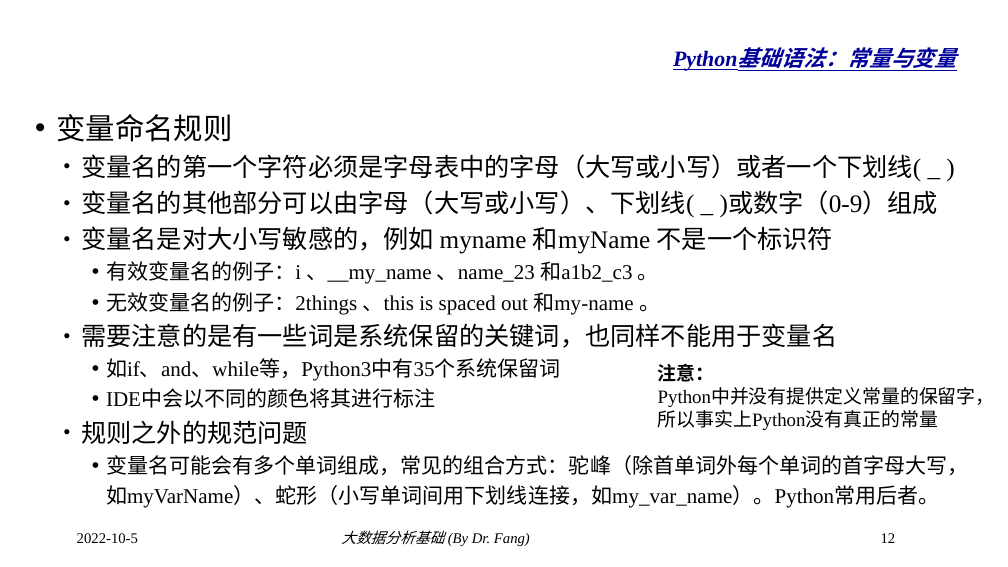
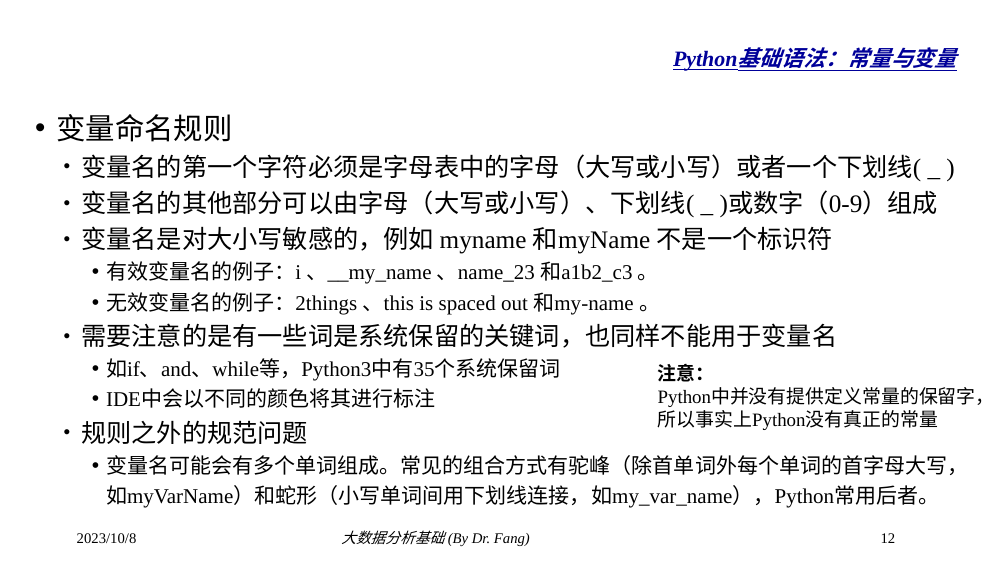
Before and after one commit to dr-fang/BDA, a slide deck: slide 12 of slides/2_PythonBasic.pptx. Drawn at 1008x567 pixels with LibreOffice and Linux fonts; fonts in the diff are those of the drawing; background and template pictures are left out. Boxes give left, top, right and bottom in pixels: in the first picture for what was removed or moved away, otherwise in the second. Text is boxed around its words. In the diff, an @@ line names an element or a change of style, - is before the commit and + after.

```diff
--- a/slides/2_PythonBasic.pptx
+++ b/slides/2_PythonBasic.pptx
@@ text at (106, 455, 968, 508): text changed @@
-    • 变量名可能会有多个单词组成，常见的组合方式：驼峰（除首单词外每个单词的首字母大写，如myVarName）、蛇形（小写单词间用下划线连接，如my_var_name）。Python常用后者。
+    • 变量名可能会有多个单词组成。常见的组合方式有驼峰（除首单词外每个单词的首字母大写，如myVarName）和蛇形（小写单词间用下划线连接，如my_var_name），Python常用后者。
@@ text at (77, 533, 137, 543): text changed @@
-2022-10-5
+2023/10/8
```
Also in this commit, not shown: 37 other slides changed, 6 slides added, 6 slides removed.
